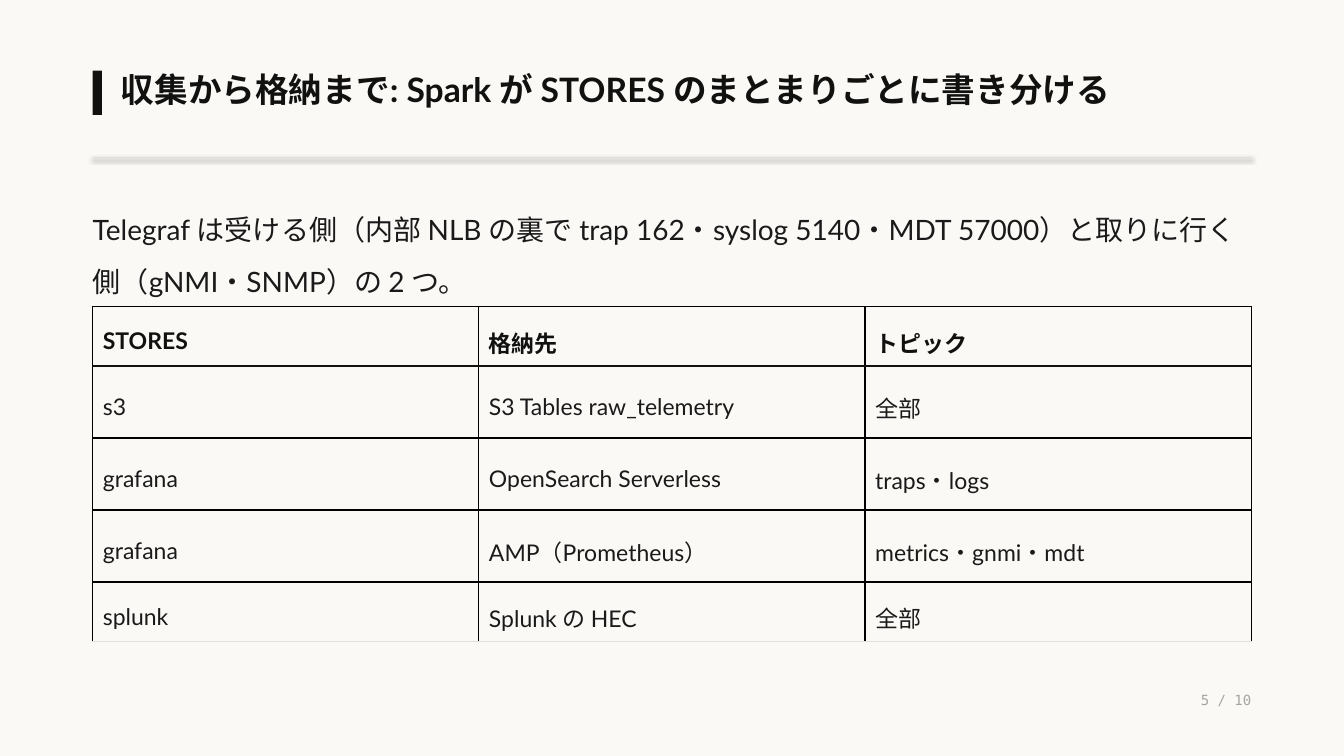
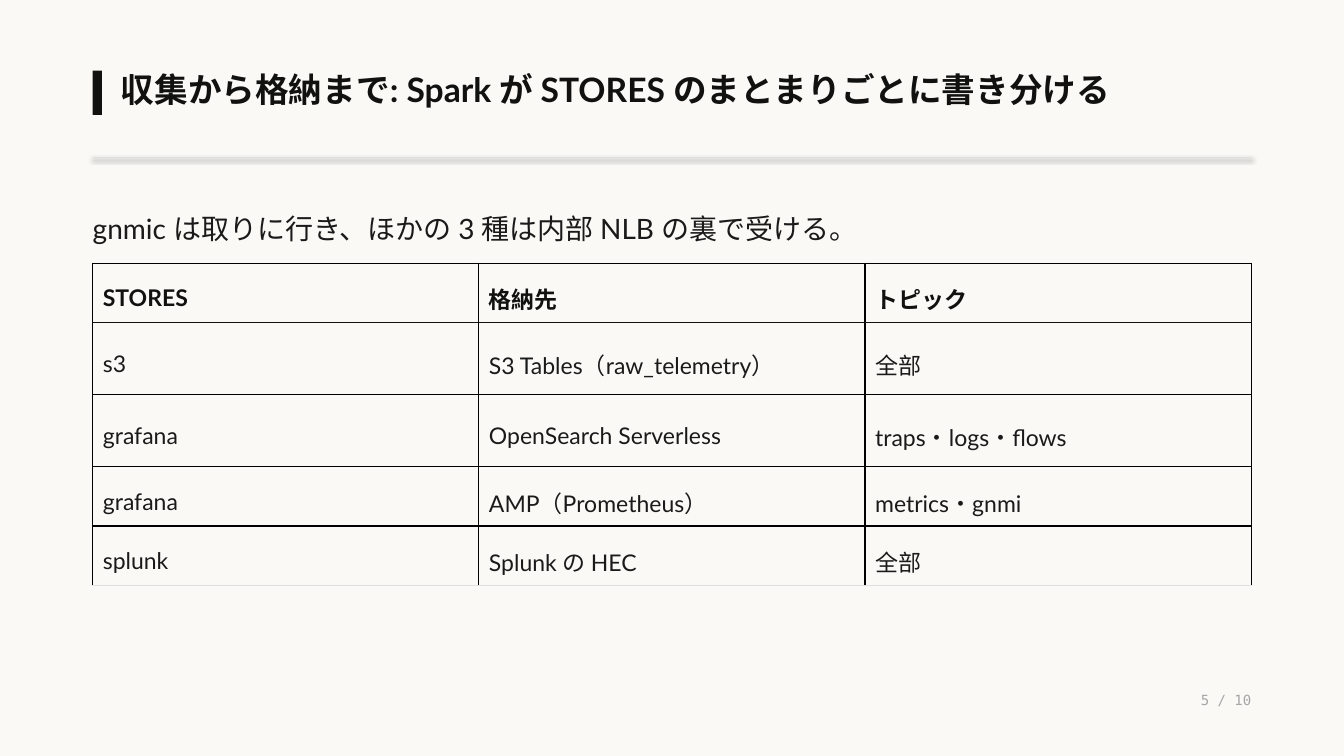
Before and after one commit to eddie-eights/nwc-poc, a slide deck: slide 5 of docs/architecture-managed.pptx. Drawn at 1344x756 pixels with LibreOffice and Linux fonts; fonts in the diff are those of the drawing. Boxes give left, top, right and bottom in pixels: in the first picture for what was removed or moved away, otherwise in the second. Text is boxed around its words. In the diff, an @@ line names an element or a change of style, - is before the commit and + after.

```diff
--- a/docs/architecture-managed.pptx
+++ b/docs/architecture-managed.pptx
@@ text at box(93, 215, 857, 244): text changed @@
-Telegraf は受ける側（内部 NLB の裏で trap 162・syslog 5140・MDT 57000）と取りに行く側（gNMI・SNMP）の 2 つ。
+gnmic は取りに行き、ほかの 3 種は内部 NLB の裏で受ける。
@@ table at box(93, 263, 1251, 586) @@
-row 2, column 2: S3 Tables raw_telemetry
+row 2, column 2: S3 Tables（raw_telemetry）
-row 3, column 3: traps・logs
+row 3, column 3: traps・logs・flows
-row 4, column 3: metrics・gnmi・mdt
+row 4, column 3: metrics・gnmi
@@ table: place and size @@
-table at box(93, 307, 1251, 641)
+table at box(93, 263, 1251, 586)
```
Also in this commit, not shown: 9 other slides changed, 1 other file.
